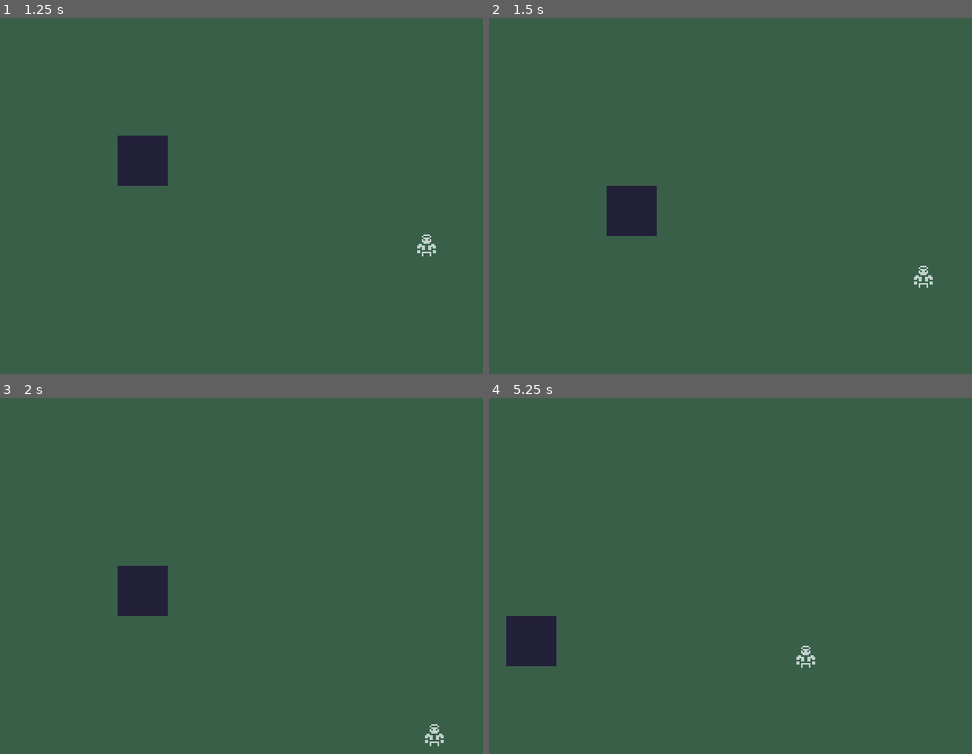
Above: before the commit, frames 1-4 (two rows, left to right).
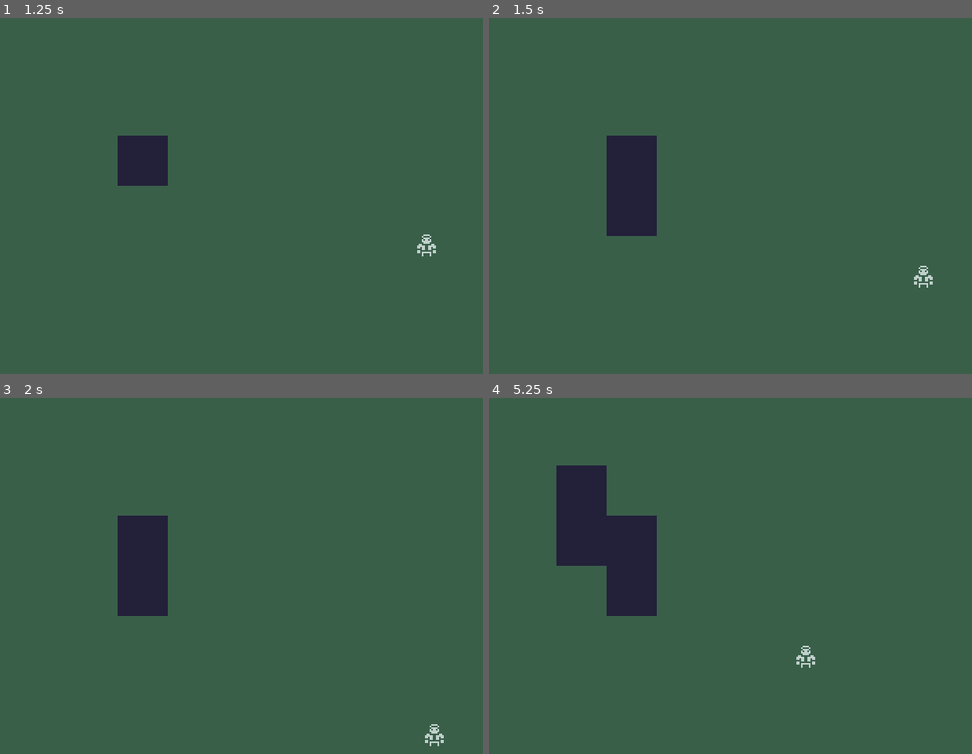
Above: after the commit, the same moments.

Repository: discolingua/godot-inventory-panel
Game: Godot game, scene res://Scenes/GameWorld.tscn
Two runs of this game, one before a commit and one after it. Both use one fixed random seed, a clock stepped at 60 frames per second and the inputs below.
Inputs (mouse positions are in pixels of both pictures, inside the frame that each line leads up to):
- Up to frame 1 (1.25 s): tap Enter (ui_accept) at 0.5, 0.77 s; move the mouse to (352, 128) at 0.52 s; hold Right (ui_right) from 0.53 s (still down); click (352, 128) at 0.67 s
- Up to frame 2 (1.5 s): move the mouse to (619, 203) at 1.27 s; release Right (ui_right) at 1.28 s; hold Down (ui_down) from 1.28 s (still down); click (619, 203) at 1.42 s
- Up to frame 3 (2 s): keep holding Down (ui_down); tap Enter (ui_accept) at 1.52 s
- Up to frame 4 (5.25 s): move the mouse to (769, 483) at 2.02 s; release Down (ui_down) at 2.03 s; hold Right (ui_right) 2.03-2.78 s; click (769, 483) at 2.17 s; tap Enter (ui_accept) at 2.75, 3.02, 3.5, 3.77, 4.52 s; move the mouse to (696, 640) at 2.77 s; hold Up (ui_up) 2.78-3.53 s; click (696, 640) at 2.92 s; move the mouse to (870, 622) at 3.52 s; hold Left (ui_left) 3.53-5.03 s; click (870, 622) at 3.67 s; move the mouse to (571, 508) at 4.27 s; click (571, 508) at 4.42 s; move the mouse to (744, 565) at 5.02 s; hold Down (ui_down) from 5.03 s (still down); click (744, 565) at 5.17 s

Frame 1 is identical in both runs. In frame 2, 1.5% of the frame differs, in the area x 24-35%, y 33-48%; in frame 3, 1.5%; in frame 4, 7.3%, in the area x 3-35%, y 18-76%.
Error after the commit: Invalid set index '19' (on base: 'Array') with value of type 'int' (res://Scripts/GameWorld.gd:46)

Commit message:
grid array works

Diff:
--- a/Scripts/GameWorld.gd
+++ b/Scripts/GameWorld.gd
@@ -40,26 +40,25 @@
 
 			# get the coords of the clicked cell
 			var cellNumber = getCellIndex(get_viewport().get_mouse_position())
-			addGridItem(cellNumber)
+
+			# add item index to the inventory grid array,then redraw the grid
+			print("assigning to "+ str(cellNumber))
+			inventoryGridContents[cellNumber] = 1
+			gridRedraw()
 
 
 # add an item to a specific cell of the grid
 func addGridItem( cell : int ) -> void:
-	clearTiles()
 	var cellToAdd = GridCell.instance()
 	cellToAdd.rect_position = getCellCoordinates(cell)
 	cellToAdd.rect_size = Vector2(CELL_SIZE, CELL_SIZE)
 	add_child(cellToAdd)
 
 
-
 # clear all inventory tiles before redraw
 func clearTiles() -> void:
 	for tile in get_tree().get_nodes_in_group("inventoryTiles"):
 		tile.queue_free()
-
-
-
 
 
 # translates raw x-y mouse click coordinates to cell number (0-15)
@@ -70,10 +69,18 @@
 	return clickRow * GRID_COLUMNS + clickColumn
 
 
-# translates linear cell number to xy coords of that cell
+# translates linear cell number to x-y coords of that cell
 func getCellCoordinates (cellNumber : int) -> Vector2:
 	var _y = int(float(cellNumber) / GRID_ROWS)
 	var _x = int(cellNumber % GRID_ROWS)
 	_x = _x * CELL_SIZE + gridPosition.x + marginOffset.x
 	_y = _y * CELL_SIZE + gridPosition.y + marginOffset.y
 	return Vector2(_x,_y)
+
+
+func gridRedraw() -> void:
+	clearTiles()
+	for _i in range(0, inventoryGridContents.size()):
+		if inventoryGridContents[_i] > 0:
+			print ("drawing " + str(_i))
+			addGridItem(_i)
